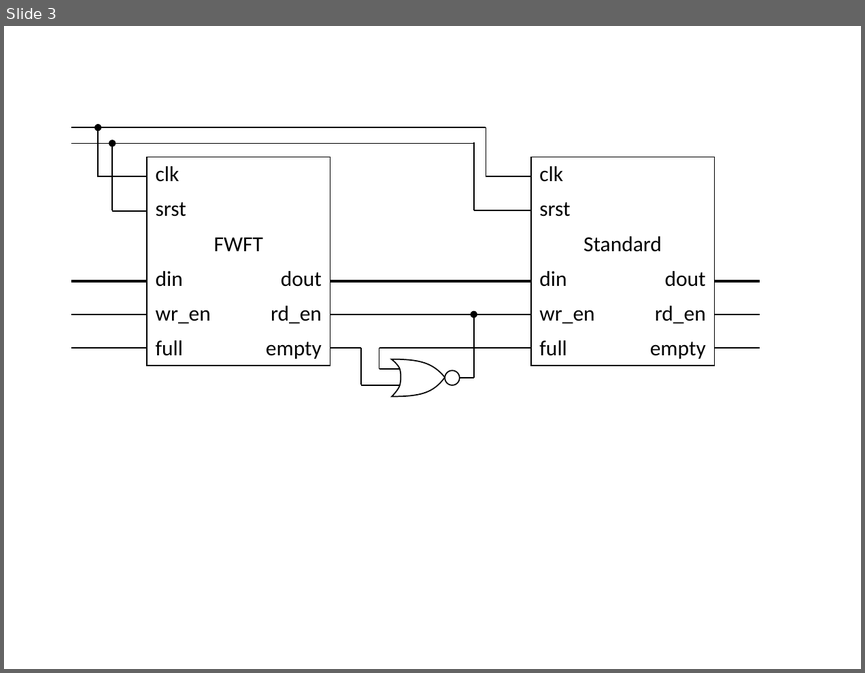
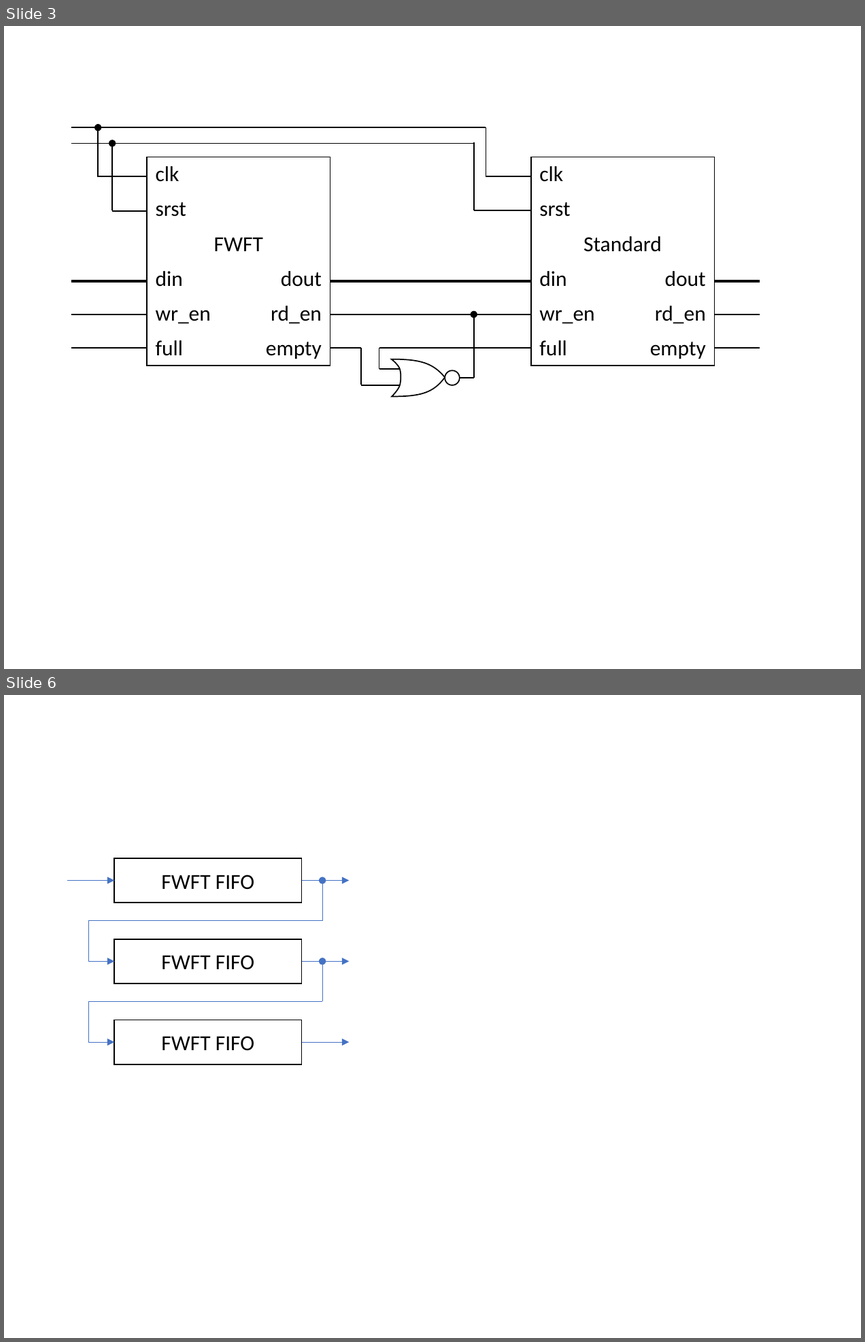
Before and after one commit to HDL-tutorial/documents, a slide deck: figure.pptx. Shown one above the other, each under a label of ours: slide 3 before the commit, slides 3 and 6 after it; the slides between them are not shown. The pictures are 865x673 and 865x1342 pixels, drawn with LibreOffice and Linux fonts; fonts in the diff are those of the drawing. Boxes give left, top, right and bottom in pixels: in the first picture for what was removed or moved away, otherwise in the second. Text is boxed around its words. In the diff, an @@ line names an element or a change of style, - is before the commit and + after.

```diff
--- a/figure.pptx
+++ b/figure.pptx
@@ slide 6 added at [4, 695, 861, 1338], background #FFFFFF @@
@@ group added at [67, 858, 349, 1064]: 8 arrows, 4 lines, 3 rectangles @@
+FWFT FIFO
+FWFT FIFO
+FWFT FIFO
```
Also in this commit, not shown: 2 other slides added, 5 other files.
